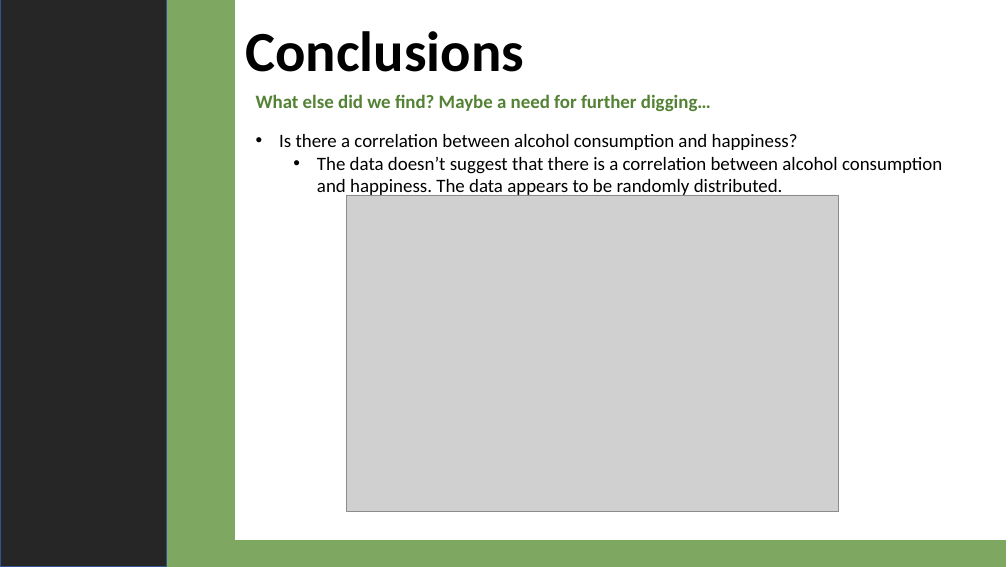
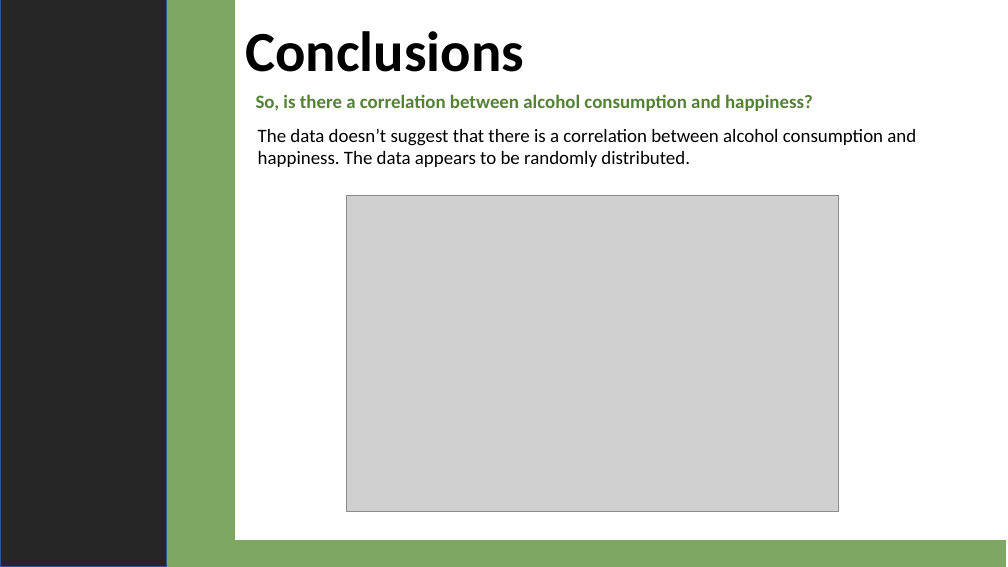
Before and after one commit to 4d4m43/DrinkAndBeHapPY, a slide deck: slide 18 of For Submittal/DrinkandBeHappyFinal.pptx (slide 12 before the commit). Drawn at 1008x567 pixels with LibreOffice and Linux fonts; fonts in the diff are those of the drawing; grey boxes stand for pictures. Boxes give left, top, right and bottom in pixels: in the first picture for what was removed or moved away, otherwise in the second. Text is boxed around its words. In the diff, an @@ line names an element or a change of style, - is before the commit and + after.

```diff
--- a/For Submittal/DrinkandBeHappyFinal.pptx
+++ b/For Submittal/DrinkandBeHappyFinal.pptx
@@ text "The data doesn’t suggest that ...": place and size @@
-text "The data doesn’t suggest that ..." at [279,134,942,198]
+text "The data doesn’t suggest that ..." at [258,129,916,167]
@@ text "The data doesn’t suggest that ..." at [258,129,916,167]: bullet • to none @@
@@ text at [256,94,813,111]: text changed @@
-What else did we find? Maybe a need for further digging…
+So, is there a correlation between alcohol consumption and happiness?
@@ text at [279,134,798,150]: paragraph removed @@
-• Is there a correlation between alcohol consumption and happiness?
```
Also in this commit, not shown: 8 other slides changed, 5 slides added.
